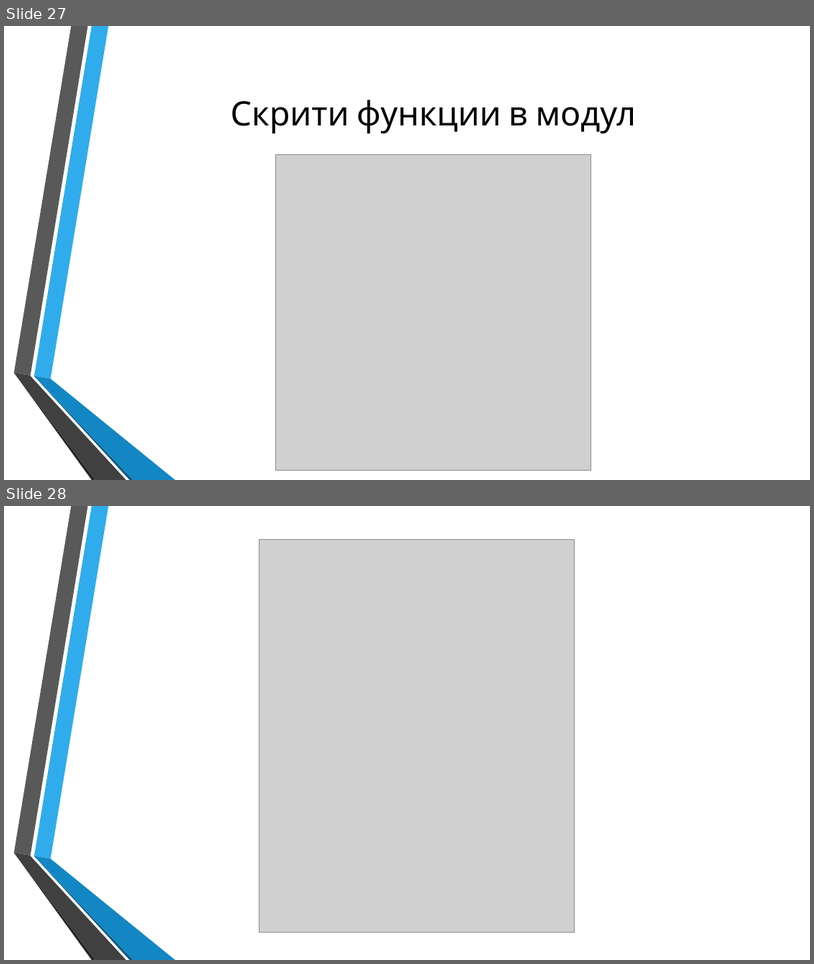
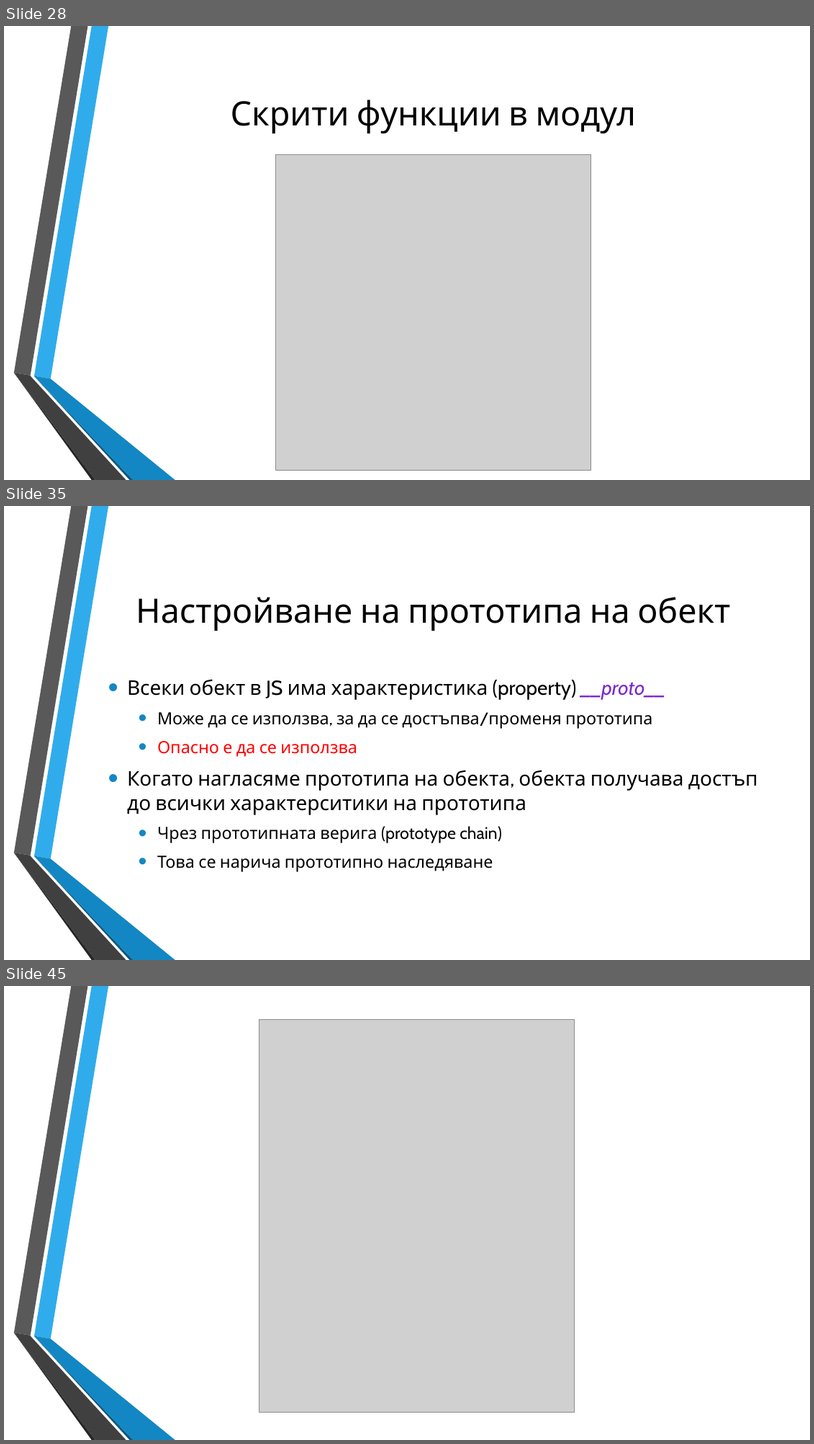
Before and after one commit to dnmitev/IT-Academy, a slide deck: JS Fundamentals/8.OOP/JS-OOP.pptx. Shown one above the other, each under a label of ours: slides 27 and 28 before the commit, slides 28, 35 and 45 after it; the slides between them are not shown. The pictures are 814x964 and 814x1444 pixels, drawn with LibreOffice and Linux fonts; fonts in the diff are those of the drawing; grey boxes stand for pictures; background and template pictures are left out. Boxes give left, top, right and bottom in pixels: in the first picture for what was removed or moved away, otherwise in the second. Text is boxed around its words. In the diff, an @@ line names an element or a change of style, - is before the commit and + after.

```diff
--- a/JS Fundamentals/8.OOP/JS-OOP.pptx
+++ b/JS Fundamentals/8.OOP/JS-OOP.pptx
@@ slide 35 added at [4,506,810,960], background picture (left out); not listed: 6 template elements that a slide beside it also shows @@
@@ title added at [136,597,730,631], 40 pt, text #000000 @@
+Настройване на прототипа на обект
@@ text added at [127,679,759,872], 20 pt, text #000000 @@
+• Всеки обект в JS има характеристика (property) __proto__
+  • Може да се използва, за да се достъпва/променя прототипа
+  • Опасно е да се използва
+• Когато нагласяме прототипа на обекта, обекта получава достъп до всички характерситики на прототипа
+  • Чрез прототипната верига (prototype chain)
+  • Това се нарича прототипно наследяване
@@ what was slide 27 is now slide 28 @@
@@ what was slide 28 is now slide 45 @@
```
Also in this commit, not shown: 3 slides changed, 16 other slides added, 7 other files.
